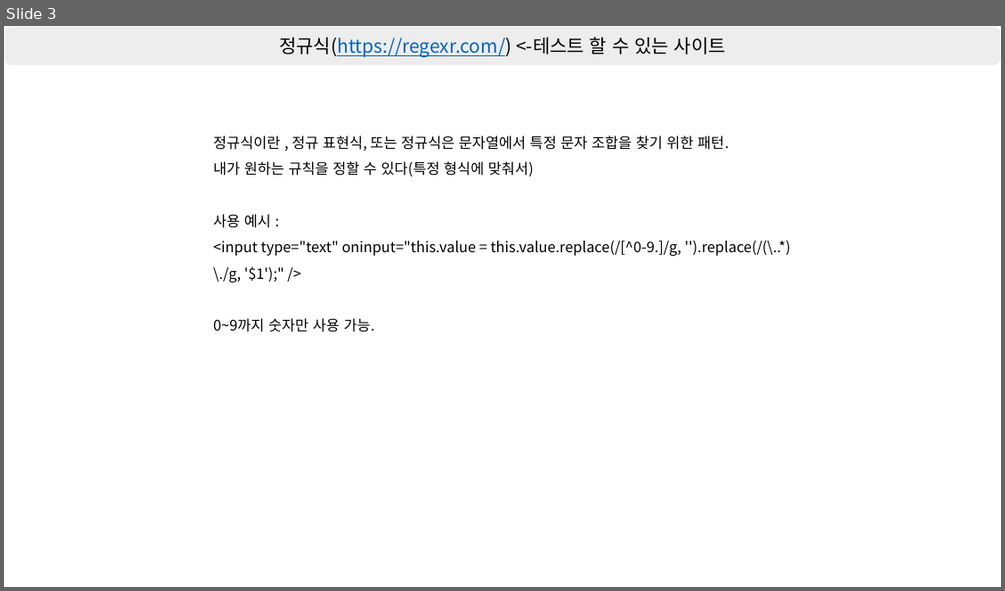
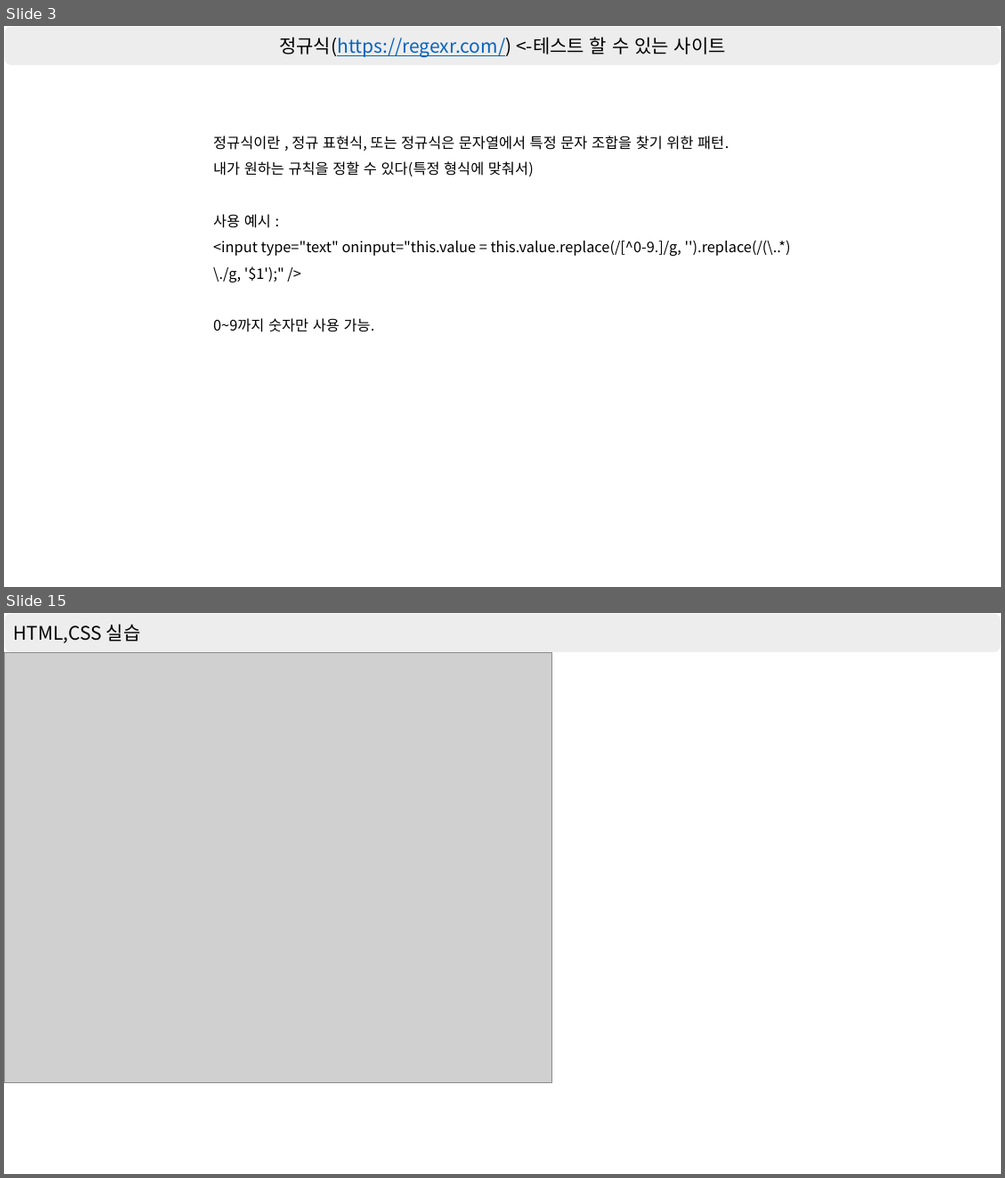
Before and after one commit to shchoichoko/web, a slide deck: Day2/강의 정리.pptx. Shown one above the other, each under a label of ours: slide 3 before the commit, slides 3 and 15 after it; the slides between them are not shown. The pictures are 1005x591 and 1005x1178 pixels, drawn with LibreOffice and Linux fonts; fonts in the diff are those of the drawing; grey boxes stand for pictures. Boxes give left, top, right and bottom in pixels: in the first picture for what was removed or moved away, otherwise in the second. Text is boxed around its words. In the diff, an @@ line names an element or a change of style, - is before the commit and + after.

Commit message:
css 태그 실습 및 ppt 정리

```diff
--- a/Day2/강의 정리.pptx
+++ b/Day2/강의 정리.pptx
@@ slide 15 added at box(4, 613, 1001, 1174), background #FFFFFF @@
@@ rounded rectangle added at box(4, 613, 1001, 653), fill #EDEDED, outline #FFFFFF 1 pt, 18 pt, text #000000 @@
+HTML,CSS 실습
@@ picture added at box(4, 653, 552, 1083) @@
```
Also in this commit, not shown: 10 slides changed, 8 other slides added, 4 slides removed, 3 other files.
